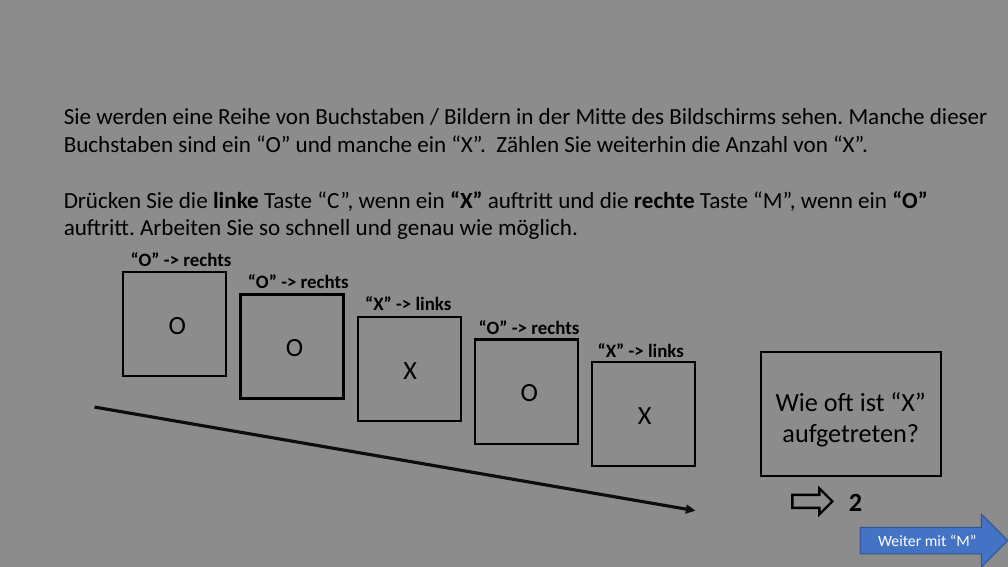
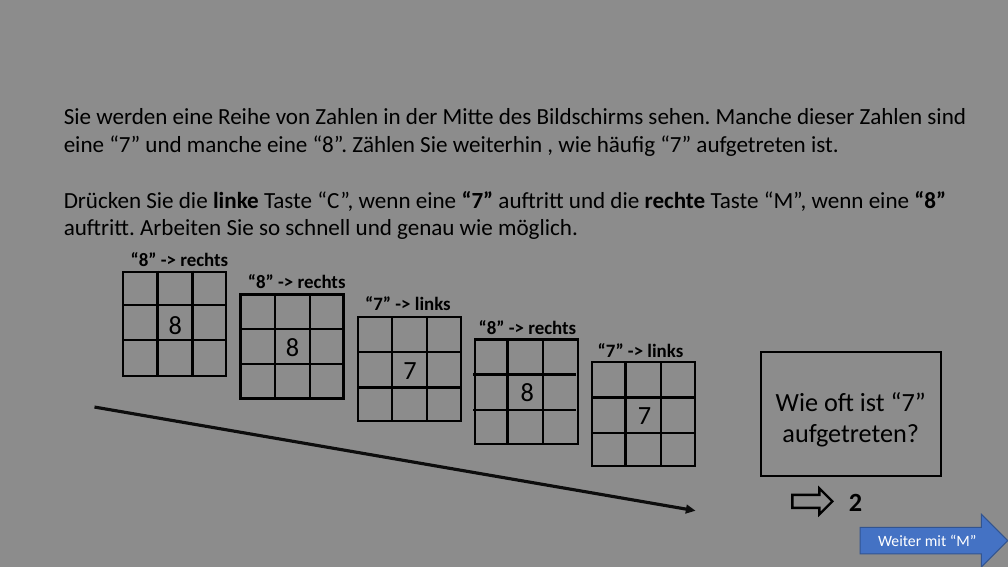
Before and after one commit to SLesche/oddball-task, a slide deck: slide 6 of instructions/instruction_slides.pptx. Drawn at 1008x567 pixels with LibreOffice and Linux fonts; fonts in the diff are those of the drawing. Boxes give left, top, right and bottom in pixels: in the first picture for what was removed or moved away, otherwise in the second. Text is boxed around its words. In the diff, an @@ line names an element or a change of style, - is before the commit and + after.

```diff
--- a/instructions/instruction_slides.pptx
+++ b/instructions/instruction_slides.pptx
@@ text at (64, 108, 966, 239): text changed @@
-Sie werden eine Reihe von Buchstaben / Bildern in der Mitte des Bildschirms sehen. Manche dieser Buchstaben sind ein “O” und manche ein “X”. Zählen Sie weiterhin die Anzahl von “X”.
-Drücken Sie die linke Taste “C”, wenn ein “X” auftritt und die rechte Taste “M”, wenn ein “O” auftritt. Arbeiten Sie so schnell und genau wie möglich.
+Sie werden eine Reihe von Zahlen in der Mitte des Bildschirms sehen. Manche dieser Zahlen sind eine “7” und manche eine “8”. Zählen Sie weiterhin , wie häufig “7” aufgetreten ist.
+Drücken Sie die linke Taste “C”, wenn eine “7” auftritt und die rechte Taste “M”, wenn eine “8” auftritt. Arbeiten Sie so schnell und genau wie möglich.
@@ text at (131, 252, 228, 266): text changed @@
-“O” -> rechts
+“8” -> rechts
@@ line added from (157, 271) to (157, 375), #000000 2.25 pt @@
@@ line added from (193, 271) to (193, 375), #000000 2.25 pt @@
@@ text at (248, 274, 346, 288): text changed @@
-“O” -> rechts
+“8” -> rechts
@@ line added from (275, 295) to (275, 399), #000000 2.25 pt @@
@@ line added from (310, 295) to (310, 399), #000000 2.25 pt @@
@@ text at (365, 296, 451, 310): text changed @@
-“X” -> links
+“7” -> links
@@ line added from (123, 305) to (226, 305), #000000 2.25 pt @@
@@ text at (169, 316, 182, 340): text changed @@
-O
+8
@@ line added from (241, 329) to (344, 329), #000000 2.25 pt @@
@@ line added from (392, 318) to (392, 422), #000000 2.25 pt @@
@@ line added from (427, 318) to (427, 422), #000000 2.25 pt @@
@@ text at (479, 320, 576, 340): text changed @@
-“O” -> rechts
+“8” -> rechts
@@ line added from (123, 340) to (226, 340), #000000 2.25 pt @@
@@ text at (286, 338, 299, 356): text changed @@
-O
+8
@@ line added from (358, 352) to (461, 352), #000000 2.25 pt @@
@@ line added from (507, 340) to (507, 445), #000000 2.25 pt @@
@@ line added from (543, 340) to (543, 445), #000000 2.25 pt @@
@@ text at (598, 343, 683, 362): text changed @@
-“X” -> links
+“7” -> links
@@ line added from (241, 364) to (344, 364), #000000 2.25 pt @@
@@ line added from (358, 388) to (461, 388), #000000 2.25 pt @@
@@ text at (403, 362, 416, 379): text changed @@
-X
+7
@@ line added from (473, 375) to (576, 375), #000000 2.25 pt @@
@@ text at (521, 383, 534, 401): text changed @@
-O
+8
@@ line added from (625, 363) to (625, 467), #000000 2.25 pt @@
@@ line added from (661, 363) to (661, 467), #000000 2.25 pt @@
@@ line added from (473, 410) to (576, 410), #000000 2.25 pt @@
@@ line added from (591, 398) to (695, 398), #000000 2.25 pt @@
@@ text at (638, 407, 651, 424): text changed @@
-X
+7
@@ text at (776, 392, 926, 447): text changed @@
-Wie oft ist “X” aufgetreten?
+Wie oft ist “7” aufgetreten?
@@ line added from (591, 433) to (695, 433), #000000 2.25 pt @@
```
Also in this commit, not shown: 2 other slides changed, 12 other files.
